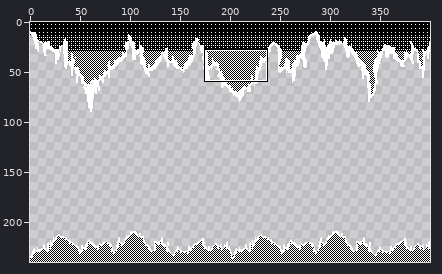
Edited in one commit: pixel-art file (image-edits/aseprite/caveBottom.aseprite). Above, an overview of the earlier version with the close-up marked.
Close-up. Before:
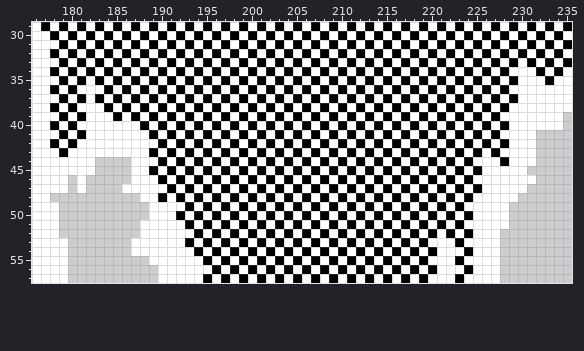
400x240 pixels, 1 frame. Shown: x 176..235, y 29..57. The commit also changed other parts of the picture, which this record leaves out.
After the commit:
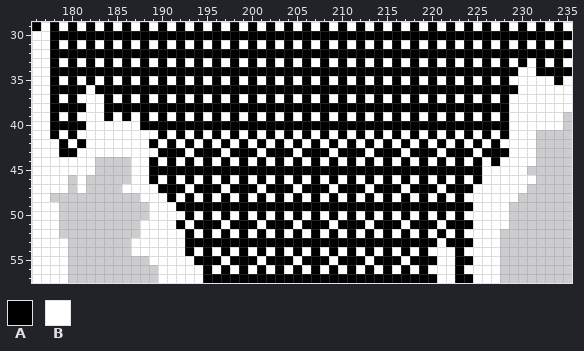
Palette (. is transparent): A #000000  B #ffffff
Difference:
--- layers "dither3", "dither2"
@@ x 176..235 @@
-29 BABABABABABABABABABABABABABABABABABABABABABABABABABABABABABA
-30 BBABABABABABABABABABABABABABABABABABABABABABABABABABABABABAB
-31 BBBABABABABABABABABABABABABABABABABABABABABABABABABABABABABA
-32 BBABABABABABABABABABABABABABABABABABABABABABABABABABABABABAB
-33 BBBABABABABABABABABABABABABABABABABABABABABABABABABABABABABA
-34 BBABABABABABABABABABABABABABABABABABABABABABABABABABABBBABAB
-35 BBBABABABABABABABABABABABABABABABABABABABABABABABABABABBBABB
-36 BBABABBBABABABABABABABABABABABABABABABABABABABABABABABBBBBBB
-37 BBBABABABABABABABABABABABABABABABABABABABABABABABABABABBBBBB
-38 BBABABBBABABABABABABABABABABABABABABABABABABABABABABABBBBBBB
-39 BBBABABBBABABABABABABABABABABABABABABABABABABABABABABBBBBBB.
-40 BBABABBBBBBBABABABABABABABABABABABABABABABABABABABABABBBBBB.
-41 BBBABABBBBBBBABABABABABABABABABABABABABABABABABABABABBBB....
-42 BBABABBBBBBBBBABABABABABABABABABABABABABABABABABABABABBB....
-43 BBBABBBBBBBBBABABABABABABABABABABABABABABABABABABABABBBB....
-44 BBBBBBB....BBBABABABABABABABABABABABABABABABABABABBBABBB....
-45 BBBBBBB....BBABABABABABABABABABABABABABABABABABABABBBBB.....
-46 BBBB.B.....BBBABABABABABABABABABABABABABABABABABABBBBBBB....
-47 BBBB.B....BBBBBABABABABABABABABABABABABABABABABABABBBBB.....
-48 BB..........BBABABABABABABABABABABABABABABABABABABBBBB......
-49 BBB..........BBBBABABABABABABABABABABABABABABABABBBBB.......
-50 BBB..........BBBABABABABABABABABABABABABABABABABABBBB.......
-51 BBB.........BBBBBABABABABABABABABABABABABABABABABBBBB.......
-52 BBB.........BBBBBBABABABABABABABABABABABABABABABABBB........
-53 BBBB.......BBBBBBABABABABABABABABABABABABABABBBABBBB........
-54 BBBB.......BBBBBBBABABABABABABABABABABABABABABBBABBB........
-55 BBBB.........BBBBBBABABABABABABABABABABABABABBBABBBB........
-56 BBBB..........BBBBBBABABABABABABABABABABABABABBBABBB........
-57 BBBB..........BBBBBABABABABABABABABABABABABABBBABBBB........
+29 ABABABABABABABABABABABABABABABABABABABABABABABABABABABABABAB
+30 BBAAAAAAAAAAAAAAAAAAAAAAAAAAAAAAAAAAAAAAAAAAAAAAAAAAAAAAAAAA
+31 BBABABABABABABABABABABABABABABABABABABABABABABABABABABABABAB
+32 BBAAAAAAAAAAAAAAAAAAAAAAAAAAAAAAAAAAAAAAAAAAAAAAAAAAAAAAAAAA
+33 BBABABABABABABABABABABABABABABABABABABABABABABABABABABABABAB
+34 BBAAAAAAAAAAAAAAAAAAAAAAAAAAAAAAAAAAAAAAAAAAAAAAAAAAAABBAAAA
+35 BBABABABABABABABABABABABABABABABABABABABABABABABABABABBBBBAB
+36 BBAAAABAAAAAAAAAAAAAAAAAAAAAAAAAAAAAAAAAAAAAAAAAAAAAAABBBBBB
+37 BBABABBBABABABABABABABABABABABABABABABABABABABABABABABBBBBBB
+38 BBAAAABBAAAAAAAAAAAAAAAAAAAAAAAAAAAAAAAAAAAAAAAAAAAAABBBBBBB
+39 BBABABBBABABABABABABABABABABABABABABABABABABABABABABABBBBBB.
+40 BBAAAABBBBBBAAAAAAAAAAAAAAAAAAAAAAAAAAAAAAAAAAAAAAAAABBBBBB.
+41 BBABABBBBBBBBBABABABABABABABABABABABABABABABABABABABABBB....
+42 BBBABABBBBBBBABABABABABABABABABABABABABABABABABABABABBBB....
+43 BBBAABBBBBBBBBAAABAAABAAABAAABAAABAAABAAABAAABAAABAAABBB....
+44 BBBBBBB....BBABABABABABABABABABABABABABABABABABABABABBBB....
+45 BBBBBBB....BBAAAAAAAAAAAAAAAAAAAAAAAAAAAAAAAAAAAAABBBBB.....
+46 BBBB.B.....BBABABABABABABABABABABABABABABABABABABABBBBBB....
+47 BBBB.B....BBBBAAABAAABAAABAAABAAABAAABAAABAAABAAABBBBBB.....
+48 BB..........BBBABABABABABABABABABABABABABABABABABBBBBB......
+49 BBB..........BBBAAAAAAAAAAAAAAAAAAAAAAAAAAAAAAAAABBBB.......
+50 BBB..........BBBBABABABABABABABABABABABABABABABABBBBB.......
+51 BBB.........BBBBABAAABAAABAAABAAABAAABAAABAAABAAABBBB.......
+52 BBB.........BBBBBABABABABABABABABABABABABABABABABBBB........
+53 BBBB.......BBBBBBAAAAAAAAAAAAAAAAAAAAAAAAAAAABAAABBB........
+54 BBBB.......BBBBBBABABABABABABABABABABABABABABBBABBBB........
+55 BBBB.........BBBBBAAABAAABAAABAAABAAABAAABAAABBAABBB........
+56 BBBB..........BBBBBABABABABABABABABABABABABABBBABBBB........
+57 BBBB..........BBBBBAAAAAAAAAAAAAAAAAAAAAAAAAABBAABBB........
Pixel boxes of the changes (left, top, right, bottom) in both close-ups:
changed: (32, 22, 572, 283)
